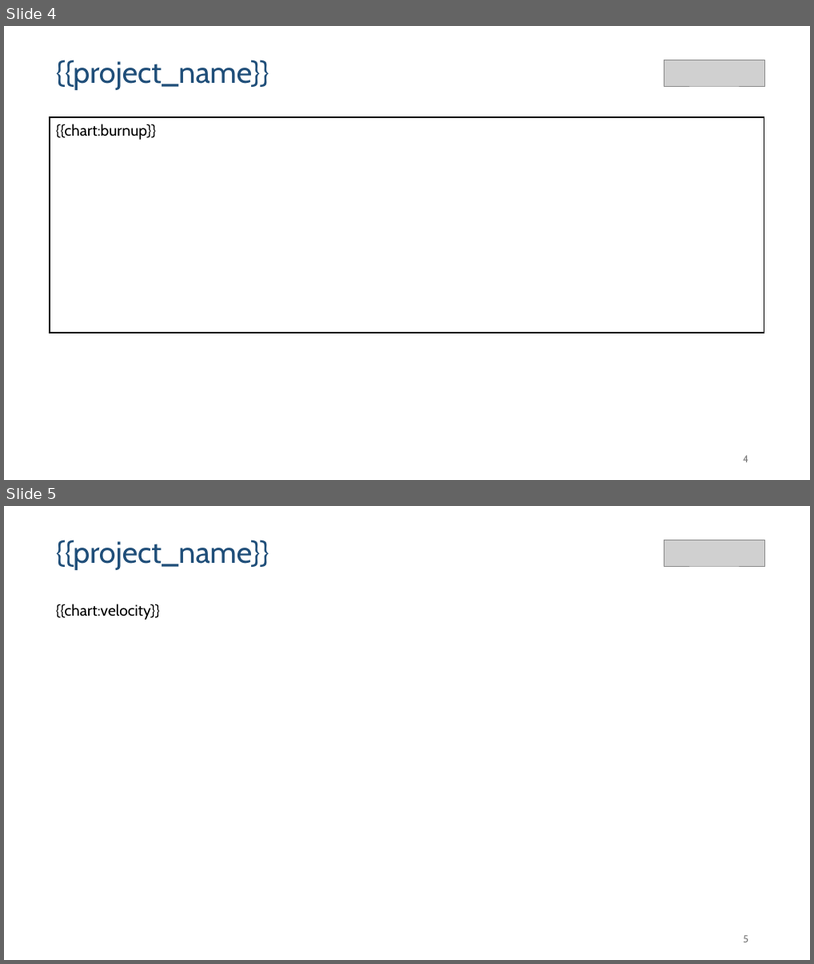
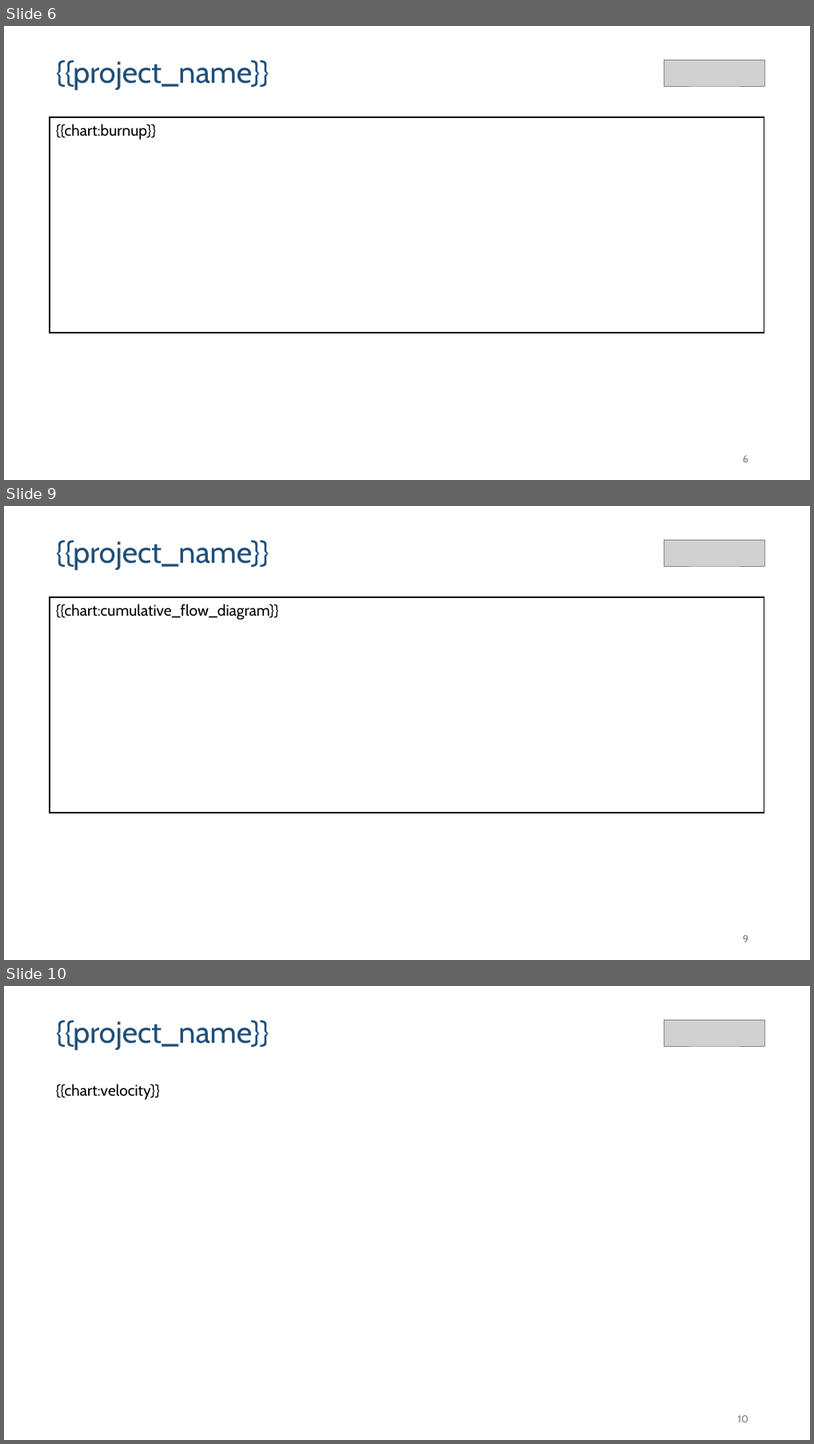
Before and after one commit to gbrieux/coach-jira, a slide deck: skills/jira-report/scaffold/template.pptx. Shown one above the other, each under a label of ours: slides 4 and 5 before the commit, slides 6, 9 and 10 after it; the slides between them are not shown. The pictures are 814x964 and 814x1444 pixels, drawn with LibreOffice and Linux fonts; fonts in the diff are those of the drawing; grey boxes stand for pictures. Boxes give left, top, right and bottom in pixels: in the first picture for what was removed or moved away, otherwise in the second. Text is boxed around its words. In the diff, an @@ line names an element or a change of style, - is before the commit and + after.

```diff
--- a/skills/jira-report/scaffold/template.pptx
+++ b/skills/jira-report/scaffold/template.pptx
@@ slide 9 added at [4,506,810,960], background #FFFFFF @@
@@ text added at [56,540,270,570], 36 pt, text #1F4E79 @@
+{{project_name}}
@@ picture added at [664,540,765,567] @@
@@ rectangle added at [50,597,765,812], fill #FFFFFF, outline #000000 1.5 pt, 18.3 pt, text #000000 @@
+{{chart:cumulative_flow_diagram}}
@@ page number added at [743,935,749,942], 12 pt, text #797979 @@
+9
@@ what was slide 4 is now slide 6 @@
@@ page number at [743,455,749,462]: text changed @@
-4
+6
@@ what was slide 5 is now slide 10 @@
@@ page number at [738,1415,749,1422]: text changed @@
-5
+10
```
Also in this commit, not shown: 7 other slides added, 1 other file.
